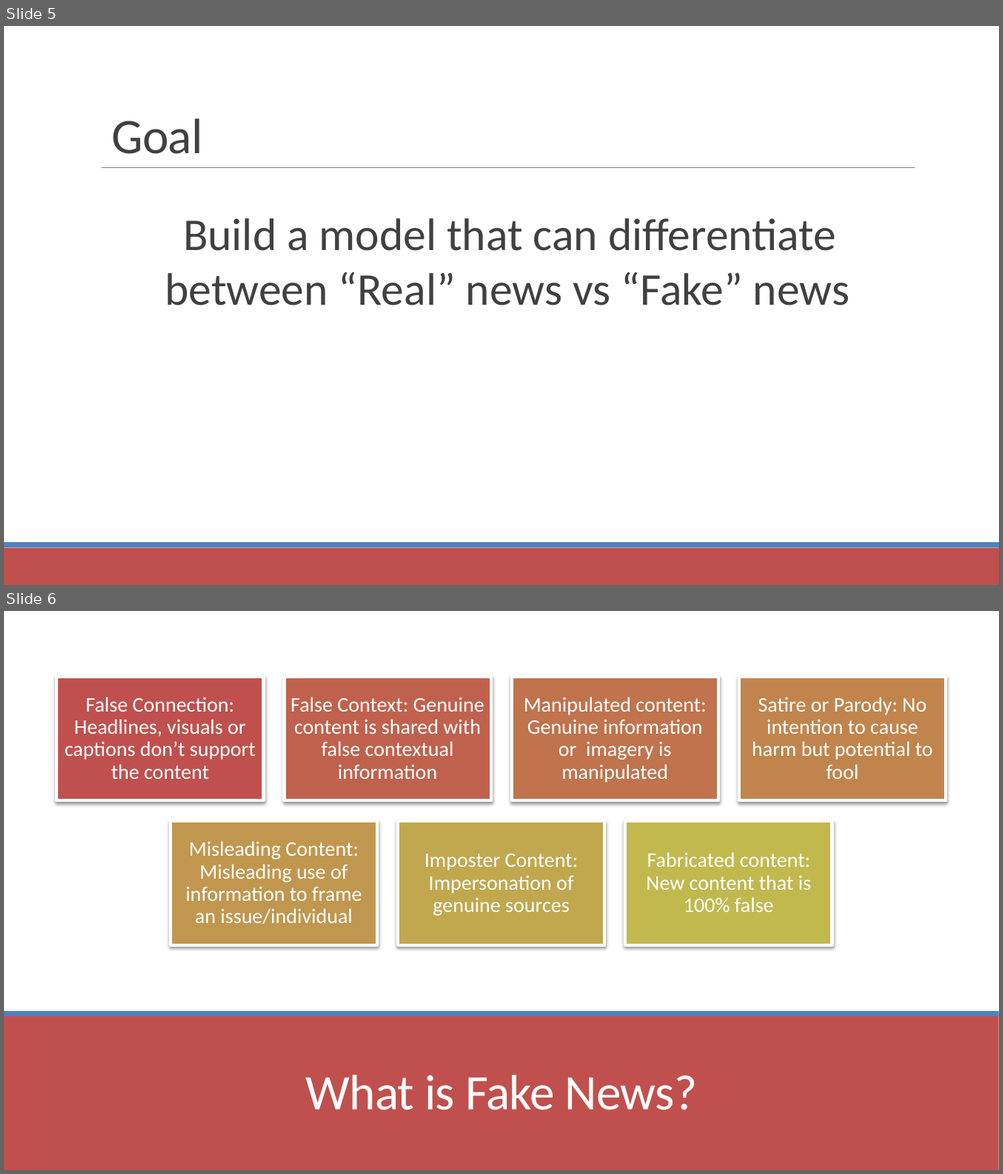
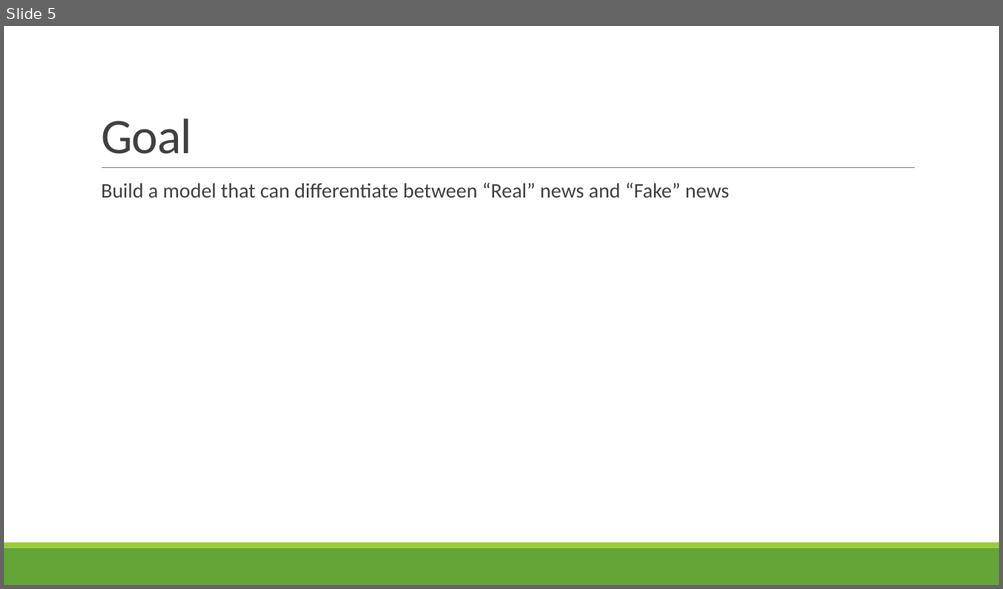
Before and after one commit to LinghanX/Project_Veritas, a slide deck: presentations/FakeNews_Final.pptx. Shown one above the other, each under a label of ours: slides 5 and 6 before the commit, slide 5 after it. The pictures are 1003x1174 and 1003x589 pixels, drawn with LibreOffice and Linux fonts; fonts in the diff are those of the drawing. Boxes give left, top, right and bottom in pixels: in the first picture for what was removed or moved away, otherwise in the second. Text is boxed around its words. In the diff, an @@ line names an element or a change of style, - is before the commit and + after.

```diff
--- a/presentations/FakeNews_Final.pptx
+++ b/presentations/FakeNews_Final.pptx
@@ slide 6 removed at (4,611,999,1170), background #FFFFFF; not listed: 2 template elements that a slide beside it also shows @@
@@ rectangle removed at (4,611,999,1170) @@
@@ rectangle removed at (57,677,264,800) @@
-False Connection: Headlines, visuals or captions don’t support the content
@@ rectangle removed at (284,677,491,800) @@
-False Context: Genuine content is shared with false contextual information
@@ rectangle removed at (512,677,718,800) @@
-Manipulated content: Genuine information or imagery is manipulated
@@ rectangle removed at (739,677,945,800) @@
-Satire or Parody: No intention to cause harm but potential to fool
@@ rectangle removed at (170,821,377,945) @@
-Misleading Content: Misleading use of information to frame an issue/individual
@@ rectangle removed at (398,821,605,945) @@
-Imposter Content: Impersonation of genuine sources
@@ rectangle removed at (626,821,832,945) @@
-Fabricated content: New content that is 100% false
@@ rectangle removed at (4,1015,999,1170) @@
@@ rectangle removed at (4,1011,999,1017) @@
@@ text removed at (305,1075,697,1111) @@
-What is Fake News?
@@ slide 5 changed as well @@
@@ title "Goal": place and size @@
-title "Goal" at (111,118,202,154)
+title "Goal" at (101,118,192,154)
@@ text at (101,183,728,198): text changed; size 44 to 20 pt @@
-  Build a model that can differentiate between “Real” news vs “Fake” news
+  Build a model that can differentiate between “Real” news and “Fake” news
@@ rectangle at (4,548,999,585): fill #C0504D to #63A537 @@
@@ rectangle at (4,543,999,548): fill #4F81BD to #99CB38 @@
```
Also in this commit, not shown: 2 other slides changed, 6 slides added, 5 other slides removed, 4 other files.
